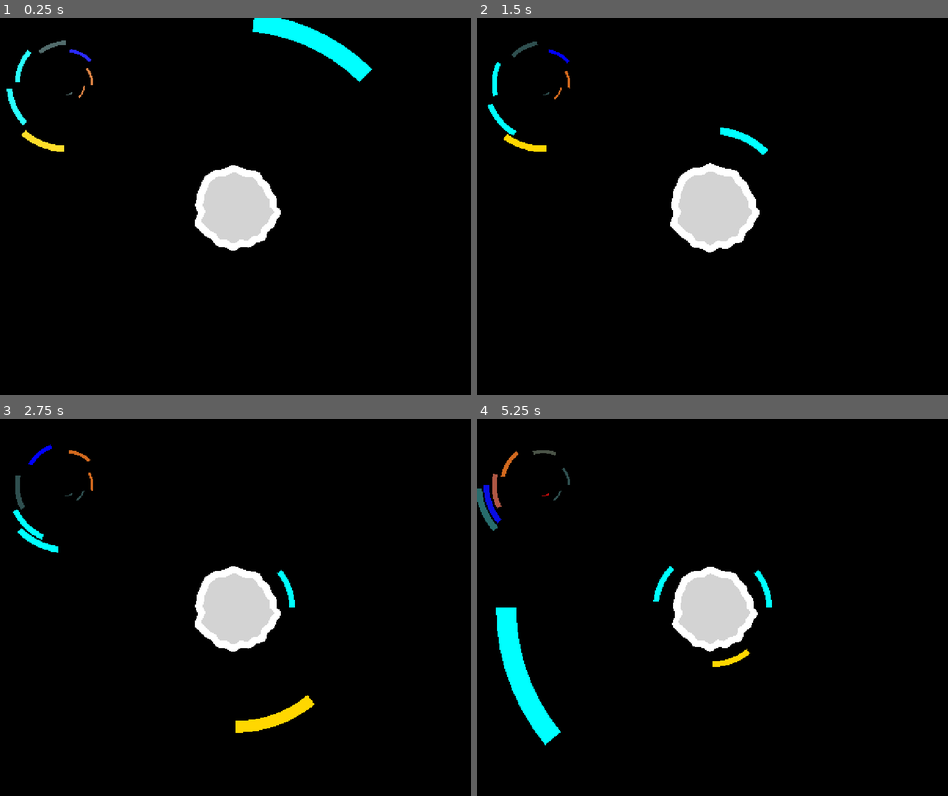
Above: before the commit, frames 1-4 (two rows, left to right).
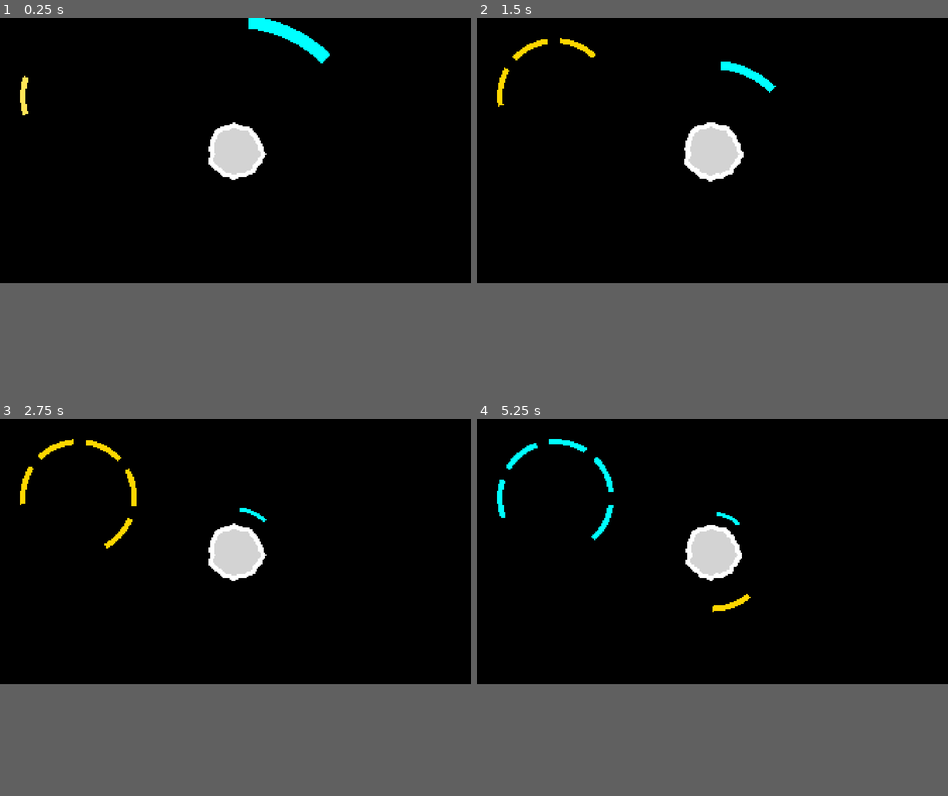
Above: after the commit, the same moments.

Repository: SceneTreeCoder/godot_pixelfrog
Game: Godot game, scene res://scenes/game.tscn
Same seed, same stepped clock (60 frames per second), same inputs: the game is played once before the commit and once after it.
Inputs:
- Up to frame 1 (0.25 s): no input
- Up to frame 2 (1.5 s): hold Right (ui_right) 0.53-1.28 s; tap Space (action) at 0.6, 1.35 s; hold Down (ui_down) from 1.28 s (still down)
- Up to frame 3 (2.75 s): release Down (ui_down) at 2.03 s; hold Right (ui_right) from 2.03 s (still down); tap Space (action) at 2.1 s
- Up to frame 4 (5.25 s): release Right (ui_right) at 2.78 s; hold Up (ui_up) 2.78-3.53 s; tap Space (action) every 0.75 s from 2.85 to 5.1 s; hold Left (ui_left) 3.53-5.03 s; hold Down (ui_down) from 5.03 s (still down)
In our replay, the window is 800x640 before the commit and 800x450 after it. These sizes can differ from the game's own. Grey fills any space a smaller window leaves; there, only what the larger window draws over its background counts as a difference.

The runs differ from the first frame. In frame 1, 5.7% of the frame differs, in the area x 1-79%, y 0-62%; in frame 2, 5.7%; in frame 3, 6.0%; in frame 4, 7.2%, in the area x 0-63%, y 5-87%.

Commit message:
hopefully nicer indicator

Diff:
--- a/project.godot
+++ b/project.godot
@@ -21,8 +21,8 @@
 
 [display]
 
-window/size/viewport_width=1280
-window/size/viewport_height=1024
+window/size/viewport_width=1920
+window/size/viewport_height=1080
 window/size/window_width_override=1024
 window/size/window_height_override=768
 window/stretch/mode="canvas_items"
--- a/scripts/game.gd
+++ b/scripts/game.gd
@@ -3,6 +3,8 @@
 const planet = preload("res://scenes/planet.tscn")
 
 var seconds_from_last_spawn := 0.0
+const SPAWN_AFTER_SECONDS = 2.5
+var next_color_lander:Array[Lander] = []
 
 const R = 420.0
 const NPOINTS = 8
@@ -72,12 +74,7 @@
 		return
 
 	GlobalState.is_tweening_planet = true
-
-
 	_stacks_rotation = (_stacks_rotation + move + NPOINTS)%NPOINTS
-	#var labels = get_children().filter(func(v): return v is Label)
-	#for i in range(NPOINTS):
-	#	labels[i].text = str((_stacks_rotation + i)%NPOINTS)
 
 	var tween = stationary_landers_container.create_tween()
 	tween.tween_property(stationary_landers_container,"rotation",stationary_landers_container.rotation + move*PI*0.25,0.09)
@@ -121,17 +118,29 @@
 	add_child(moving_landers_container)
 
 	canvas = CanvasLayer.new()
-	var next_color_lander:Array[Lander] = []
-	next_color_lander.resize(GlobalState.COLORS_QUEUE_SIZE)
+	var n_segments = NPOINTS
+	next_color_lander.resize(GlobalState.COLORS_QUEUE_SIZE*n_segments)
 
 	for i in range(next_color_lander.size()):
 		var lander = Lander.new(func(_lander): pass, 0.01 + float(i)/GlobalState.COLORS_QUEUE_SIZE*PI*2.0)
 		lander.state = Lander.LanderState.PREVIEW
-		lander.position = Vector2(180, 180)
+		lander.position = Vector2(320,320)
 		next_color_lander[i] = lander
 		canvas.add_child(lander)
 
-	GlobalState.instance.next_color_changed.connect(func(colors): for j in range(GlobalState.COLORS_QUEUE_SIZE): next_color_lander[GlobalState.COLORS_QUEUE_SIZE-j-1].tween_color_to = colors[j])
+	var on_color_change = func (colors):
+		if GlobalState.in_on_color_chabge:
+			return
+		GlobalState.in_on_color_chabge = true
+
+		for j in range(GlobalState.COLORS_QUEUE_SIZE):
+			for p in range(n_segments):
+				next_color_lander[j*n_segments+p-1].tween_color_to = colors[j]
+
+		GlobalState.in_on_color_chabge = false
+
+
+	GlobalState.instance.next_color_changed.connect(on_color_change.bind())
 
 
 	add_child(canvas)
@@ -184,7 +193,13 @@
 	total_move+= move
 
 	seconds_from_last_spawn+=dt
-	if seconds_from_last_spawn >= SPAWN_DELAY and landers.size() <3:
+
+	var part_time = SPAWN_AFTER_SECONDS / NPOINTS
+
+	for i in range(0, NPOINTS):
+		next_color_lander[i].visible = seconds_from_last_spawn >= part_time*float(i)
+
+	if seconds_from_last_spawn >= SPAWN_AFTER_SECONDS and landers.size() <3:
 		_spawn_lander()
 
 func _on_landers_collide_area(lander:Lander):
--- a/scripts/lander.gd
+++ b/scripts/lander.gd
@@ -8,7 +8,8 @@
 enum LanderState {\
 	FALLING,\
 	STATIONARY,\
-	PREVIEW\
+	PREVIEW,\
+	MORPHING,\
 }
 
 signal hit_planet(v:Lander)
@@ -52,11 +53,11 @@
 		return _tween_color_to
 	set(c):
 		var t:Tween = lander.create_tween()
-		t.tween_property(lander,"modulate",c,0.3)
+		t.tween_property(lander,"modulate",c,0.3 + 0.04*seq_no)
 		t.play()
 		_tween_color_to = c
 
-func _init(cb:Callable, p_start:float = 0.0):
+func _init(cb:Callable = func(_lander): pass, p_start:float = 0.0):
 	_seq_no += 1
 	seq_no = _seq_no
 	lander = Polygon2D.new()
@@ -102,10 +103,14 @@
 	add_child(area)
 
 func _on_state_changed(to:LanderState, _from:LanderState):
-	if to == LanderState.PREVIEW:
-		collision_polygon.call_deferred("queue_free")
-		collision_polygon = null
-		lander.color = Color.WHITE
+	match(to):
+		LanderState.PREVIEW:
+			collision_polygon.call_deferred("queue_free")
+			collision_polygon = null
+			lander.color = Color.WHITE
+		LanderState.MORPHING:
+			collision_polygon.call_deferred("queue_free")
+			collision_polygon = null
 
 func map(arr, cb:Callable):
 	var ret = arr.duplicate()
@@ -130,10 +135,10 @@
 func _process_stationary(_dt:float):
 	pass
 
-func _process_preview(dt:float):
-	var current_scale = 0.05 + (float(seq_no-2)/27)
+func _process_preview(_dt:float):
+	var current_scale = 0.15 + (float(0.25))
 	lander.set_deferred("scale", Vector2(current_scale, current_scale))
-	lander.set_deferred("rotation", lander.rotation + sin(_a)*dt*current_scale)
+	lander.set_deferred("rotation", seq_no*PI*0.29+0.08+sin(_a)*0.25)
 	_a += 0.01
 
 
@@ -145,7 +150,7 @@
 func _process_falling(dt:float):
 	if is_bouncing_back or GlobalState.is_game_over:
 		return
-	var current_scale = polygon.scale.x - 0.5*dt
+	var current_scale = polygon.scale.x - 0.32*dt
 
 	if GlobalState.is_tweening_planet:
 		current_scale = polygon.scale.x + 0.75*dt
--- a/scripts/state.gd
+++ b/scripts/state.gd
@@ -5,13 +5,15 @@
 const COLORS:Array[Color] = [\
 	Color.GREEN, Color.BLUE, Color.RED, Color.GOLD, Color.AQUA, Color.CHOCOLATE, Color.DARK_SLATE_GRAY
 ]
-const COLORS_QUEUE_SIZE = 8
+const COLORS_QUEUE_SIZE = 1
 static var colors_queue:Array[Color] = []
 static var is_tweening_planet := false
 
 signal next_color_changed(c:Array[Color])
+static var in_on_color_chabge :bool = false
+static var _instance:GlobalState
+static var _last_color:Color;
 
-static var _instance:GlobalState
 static var instance:
 	get:
 		if _instance == null:
@@ -34,8 +36,11 @@
 		colors_queue.append(COLORS.pick_random())
 
 static func pick_color():
+	if in_on_color_chabge:
+		return _last_color
 	fill_color_que()
 	var r_color = colors_queue.pop_front()
+	_last_color = r_color
 	fill_color_que()
 	instance.next_color_changed.emit(colors_queue)
 	return r_color
